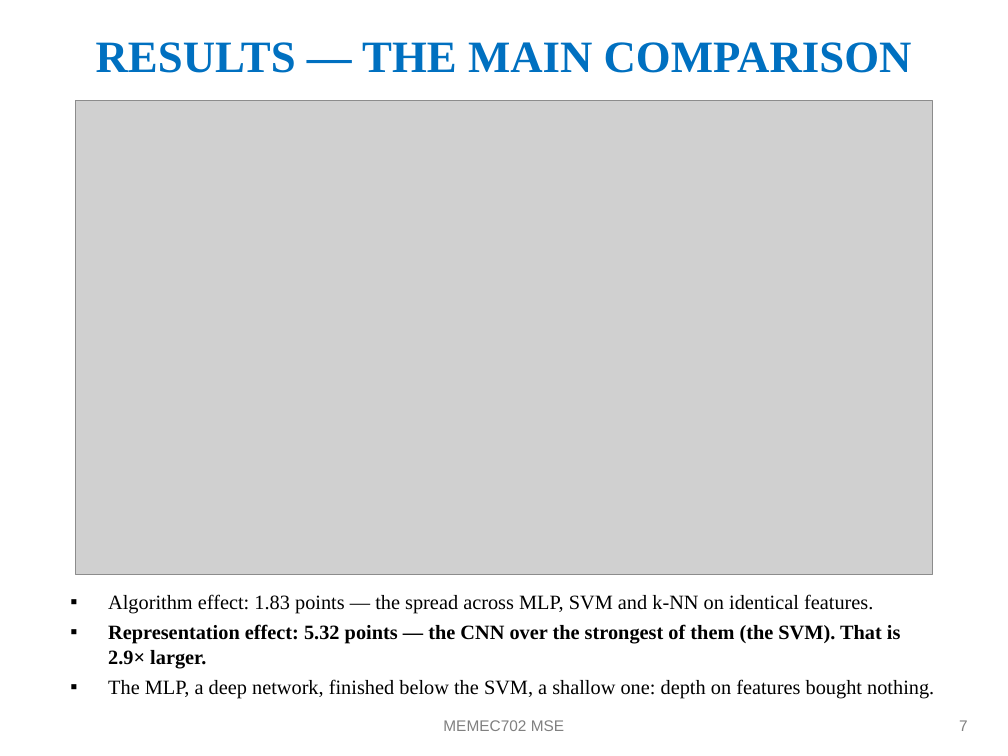
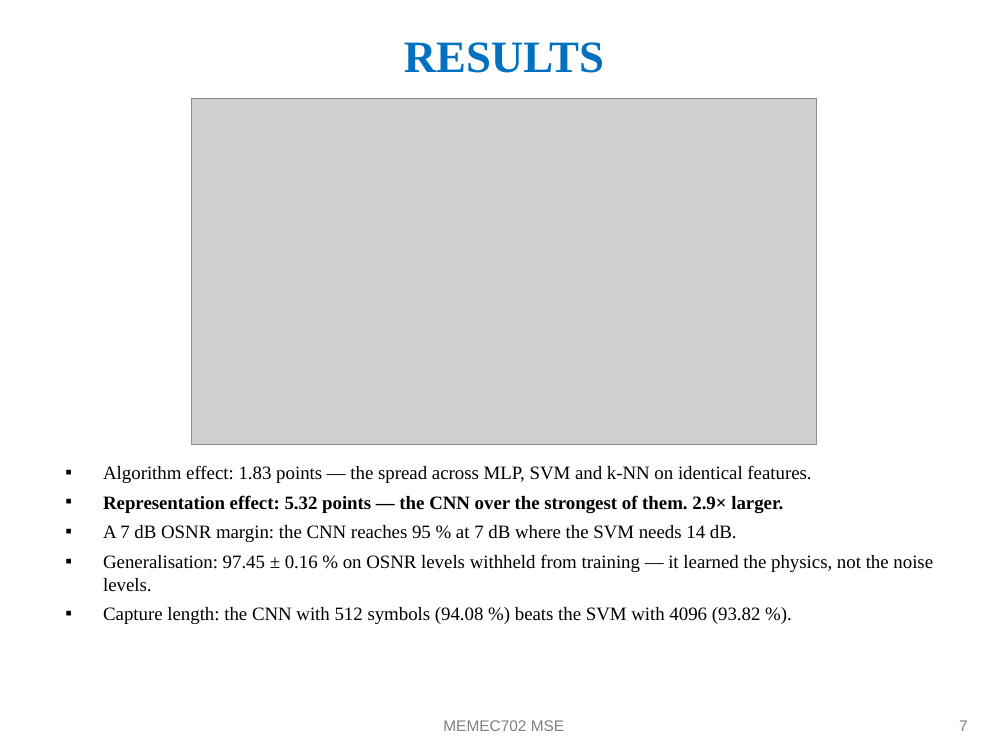
Before and after one commit to techi101/optical-mfi-representation, a slide deck: slide 8 of BTP_MidSem_Presentation.pptx. Drawn at 1008x756 pixels with LibreOffice and Linux fonts; fonts in the diff are those of the drawing; grey boxes stand for pictures. Boxes give left, top, right and bottom in pixels: in the first picture for what was removed or moved away, otherwise in the second. Text is boxed around its words. In the diff, an @@ line names an element or a change of style, - is before the commit and + after.

```diff
--- a/BTP_MidSem_Presentation.pptx
+++ b/BTP_MidSem_Presentation.pptx
@@ text at box(404, 42, 604, 73): text changed @@
-RESULTS — THE MAIN COMPARISON
+RESULTS
@@ picture: place and size @@
-picture at box(76, 101, 932, 575)
+picture at box(192, 99, 816, 445)
@@ text "Algorithm effect: 1.83 points — ...": place and size @@
-text "Algorithm effect: 1.83 points — ..." at box(108, 594, 934, 698)
+text "Algorithm effect: 1.83 points — ..." at box(103, 465, 933, 624)
@@ text at box(103, 465, 811, 483): size 14.5 to 13.5 pt in "Algorithm effect: 1.83 points — the spread ..."; more space between paragraphs @@
@@ text at box(103, 495, 933, 624): text changed; size 14.5 to 13.5 pt; bold off @@
-▪ Representation effect: 5.32 points — the CNN over the strongest of them (the SVM). That is 2.9× larger.
-▪ The MLP, a deep network, finished below the SVM, a shallow one: depth on features bought nothing.
+▪ Representation effect: 5.32 points — the CNN over the strongest of them. 2.9× larger.
+▪ A 7 dB OSNR margin: the CNN reaches 95 % at 7 dB where the SVM needs 14 dB.
+▪ Generalisation: 97.45 ± 0.16 % on OSNR levels withheld from training — it learned the physics, not the noise levels.
+▪ Capture length: the CNN with 512 symbols (94.08 %) beats the SVM with 4096 (93.82 %).
```
Also in this commit, not shown: 3 other slides changed, 1 slide added, 2 slides removed, 5 other files.
